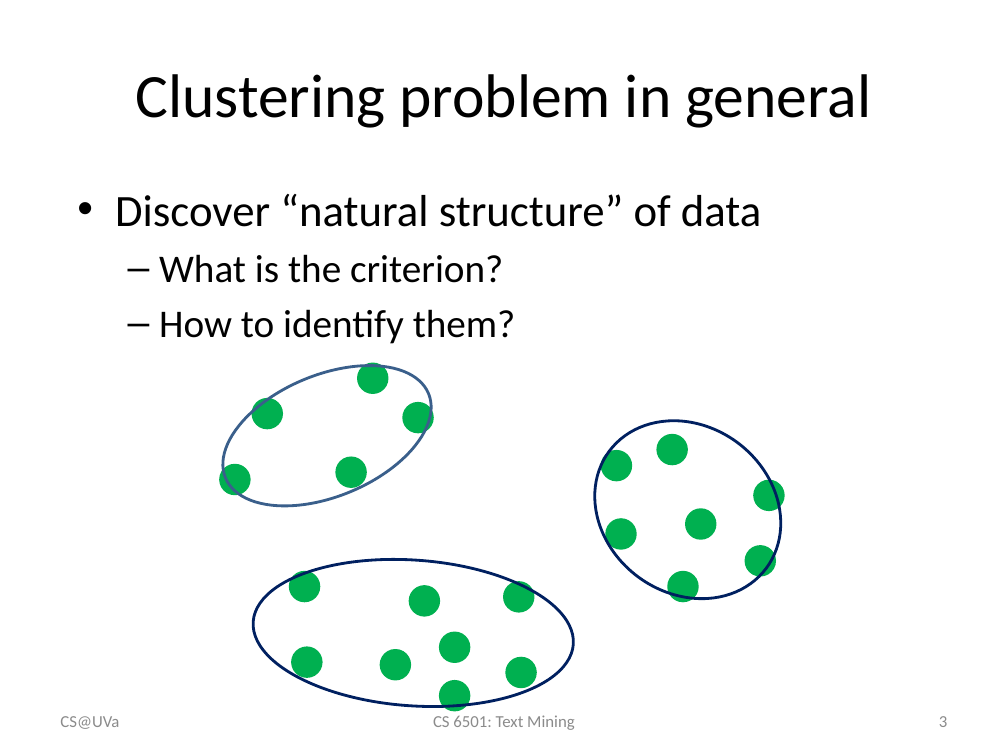
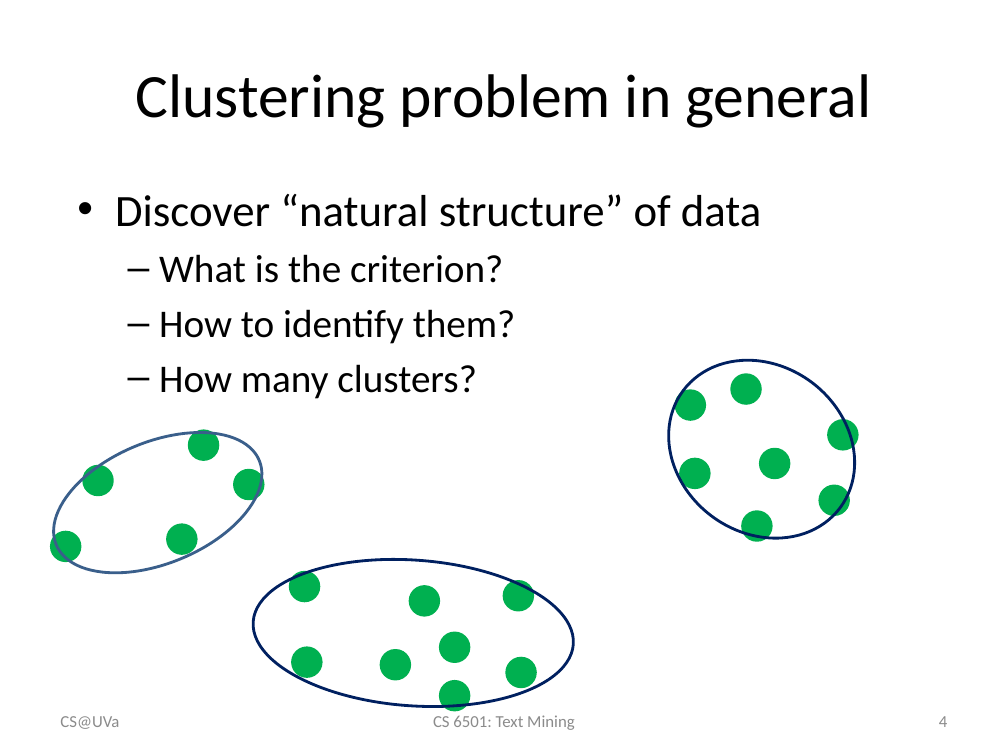
Before and after one commit to wang296/CS6501-Text-Mining, a slide deck: slide 4 of docs/TextClustering.pptx (slide 3 before the commit). Drawn at 1008x756 pixels with LibreOffice and Linux fonts; fonts in the diff are those of the drawing. Boxes give left, top, right and bottom in pixels: in the first picture for what was removed or moved away, otherwise in the second. Text is boxed around its words. In the diff, an @@ line names an element or a change of style, - is before the commit and + after.

```diff
--- a/docs/TextClustering.pptx
+++ b/docs/TextClustering.pptx
@@ 8 ellipses: place and size @@
-8 ellipses at box(559, 384, 816, 636)
+8 ellipses at box(634, 323, 890, 574)
@@ text at box(159, 364, 477, 399): paragraph added @@
+  – How many clusters?
@@ 4 ellipses: place and size @@
-4 ellipses at box(202, 337, 451, 534)
+4 ellipses at box(33, 404, 282, 600)
@@ ellipse: place and size @@
-ellipse at box(253, 399, 281, 427)
+ellipse at box(84, 467, 112, 495)
@@ ellipse: place and size @@
-ellipse at box(404, 403, 432, 431)
+ellipse at box(235, 471, 263, 499)
@@ page number at box(939, 716, 947, 727): text changed @@
-3
+4
```
Also in this commit, not shown: 2 other slides changed, 20 slides added, 2 other files.
